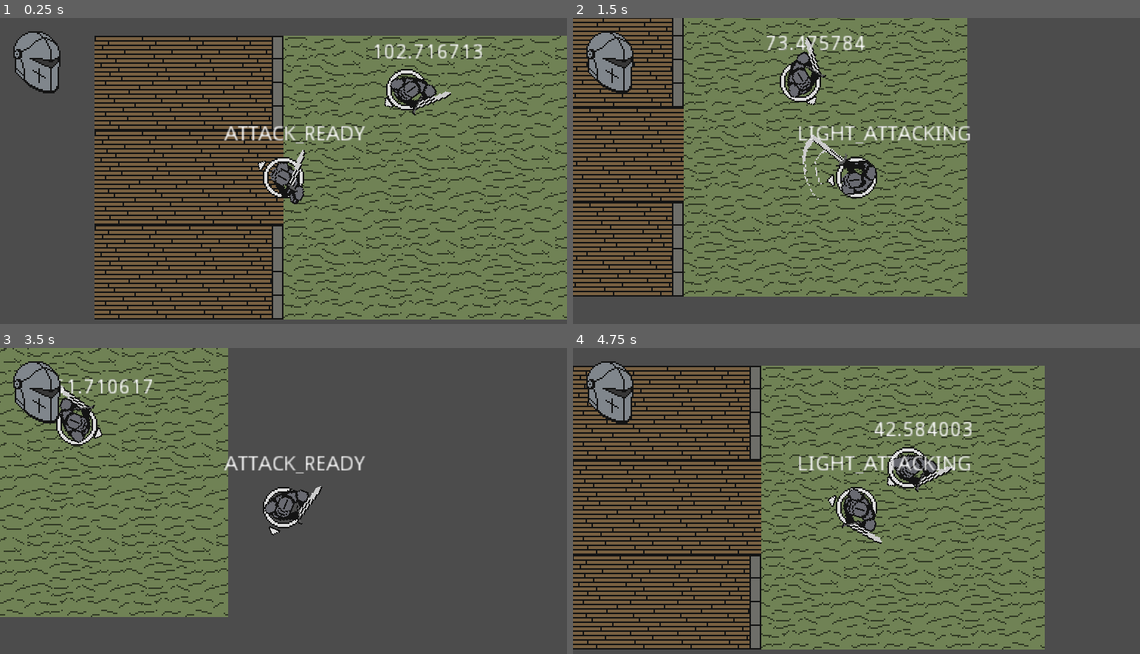
Above: before the commit, frames 1-4 (two rows, left to right).
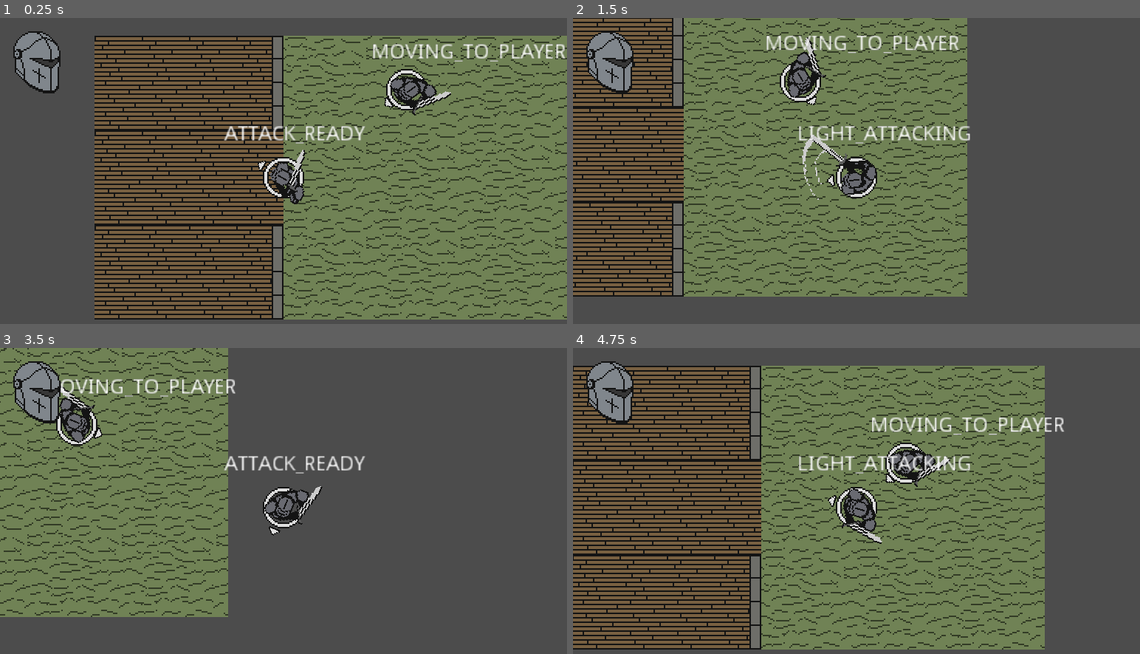
Above: after the commit, the same moments.

Repository: BGuerrero825/Slasher
Game: Godot game, scene res://Base.tscn
The game is run twice, just before and just after one commit, with the same random seed, the same clock (stepped at 60 frames per second) and the same inputs.
Inputs (mouse positions are in pixels of both pictures, inside the frame that each line leads up to):
- Up to frame 1 (0.25 s): no input
- Up to frame 2 (1.5 s): move the mouse to (981, 161) at 0.52 s; press the mouse at (981, 161) at 0.53 s; hold D (move_right) 0.53-1.28 s; move the mouse to (743, 192) at 1.27 s; release the mouse at (743, 192) at 1.28 s; hold S (move_down) from 1.28 s (still down); click (743, 192) at 1.35 s
- Up to frame 3 (3.5 s): move the mouse to (340, 436) at 2.02 s; release S (move_down) at 2.03 s; press the mouse at (340, 436) at 2.03 s; hold D (move_right) 2.03-2.78 s; move the mouse to (255, 571) at 2.77 s; release the mouse at (255, 571) at 2.78 s; hold Up (move_up) from 2.78 s (still down); click (255, 571) at 2.85 s
- Up to frame 4 (4.75 s): move the mouse to (1026, 556) at 3.52 s; release Up (move_up) at 3.53 s; press the mouse at (1026, 556) at 3.53 s; hold A (move_left) from 3.53 s (still down); move the mouse to (686, 461) at 4.27 s; release the mouse at (686, 461) at 4.28 s; click (686, 461) at 4.35 s

The runs differ from the first frame. In frame 1, 0.8% of the frame differs, in the area x 65-100%, y 8-15%; in frame 2, 0.8%; in frame 3, 0.7%; in frame 4, 1.8%, in the area x 52-87%, y 22-48%.

Commit message:
updated states

Diff:
--- a/code/npc.gd
+++ b/code/npc.gd
@@ -11,6 +11,11 @@
 
 var current_state = SLEEP
 
+var ATTACK_DELAY_TIME = 0.5
+var ATTACK_COOLDOWN_TIME = 1.5
+
+var attack_available = true
+
 var velocity = Vector2()
 
 #onready var player_pos = $"/root/Global".player.get_position()
@@ -22,53 +27,64 @@
 
 func _process(delta):
 	var player_pos = $"/root/Global".player.get_position()
+	var distance_to_player = position.distance_to(player_pos)
 
 #	# orient towards player
 	$center.rotation = PI + position.angle_to_point(player_pos)
 
-	$Label.text = str(position.distance_to(player_pos))
+	#$Label.text = str(position.distance_to(player_pos))
 
 	# Stateful Code
 	match current_state:
 		ATTACKING:
-			pass
+			$Label.text = "ATTACKING"
+			########################################################################################
+			$AnimationPlayer.play("Light")  #TODO
+			$cooldown_timer.start(ATTACK_COOLDOWN_TIME)
+			attack_available = false
 
 		STANDOFF:  # attacking range
+			$Label.text = "STANDOFF"
 			velocity = Vector2.ZERO
-			velocity.x = cos($center.rotation)+PI/2
-			velocity.y = sin($center.rotation)+PI/2
-			velocity = speed * velocity.normalized()
+			# intended to strafe/orbit around the player
+#			velocity.x = cos($center.rotation)+PI/2
+#			velocity.y = sin($center.rotation)+PI/2
+#			velocity = speed * velocity.normalized()
 
 
+			if attack_available and not $attack_timer.time_left > 0:  # only activate if timer isn't running
+				$attack_timer.start(ATTACK_DELAY_TIME)
+
+			if distance_to_player < RUNAWAY_DISTANCE:
+				current_state = BACKING_AWAY
+			elif distance_to_player > STANDOFF_DISTANCE:
+				current_state = MOVING_TO_PLAYER
 
 		RETREATING:
-			pass
+			$Label.text = "RETREATING"
 
 		BACKING_AWAY:
+			$Label.text = "BACKING_AWAY"
 			velocity.x = cos($center.rotation)
 			velocity.y = sin($center.rotation)
 			velocity = -speed * velocity.normalized()
 
+			if distance_to_player > RUNAWAY_DISTANCE:
+				current_state = STANDOFF
+
 		MOVING_TO_PLAYER:
+			$Label.text = "MOVING_TO_PLAYER"
 			velocity.x = cos($center.rotation)
 			velocity.y = sin($center.rotation)
 			velocity = speed * velocity.normalized()
 
+			if distance_to_player < STANDOFF_DISTANCE:
+				current_state = STANDOFF
+
 		SLEEP:
-			pass
-
-
-	# move towards the player if far away
-	var distance_to_player = position.distance_to(player_pos)
-
-	if distance_to_player > STANDOFF_DISTANCE:
-		current_state = MOVING_TO_PLAYER
-
-	elif distance_to_player < RUNAWAY_DISTANCE:
-		current_state = BACKING_AWAY
-
-	else:  # fighting distance
-		current_state = STANDOFF
+			$Label.text = "SLEEP"
+			if distance_to_player > STANDOFF_DISTANCE:
+				current_state = MOVING_TO_PLAYER
 
 	velocity = move_and_slide(velocity)
 
@@ -78,3 +94,12 @@
 	print("health: ", health)
 	if health <= 0:
 		queue_free()
+
+
+func _on_attack_timer_timeout():
+	if current_state == STANDOFF or current_state == BACKING_AWAY:
+		current_state = ATTACKING
+
+
+func _on_cooldown_timer_timeout():
+	attack_available = true
--- a/code/player.gd
+++ b/code/player.gd
@@ -106,6 +106,4 @@
 
 
 func _on_hitbox_area_entered(area):
-	print("TEST")
-
 	area.take_damage(current_damage)
--- a/objects/npc.tscn
+++ b/objects/npc.tscn
@@ -159,4 +159,12 @@
 anims/Light = SubResource( 5 )
 anims/Prep = SubResource( 6 )
 anims/Windup = SubResource( 7 )
+
+[node name="attack_timer" type="Timer" parent="."]
+one_shot = true
+
+[node name="cooldown_timer" type="Timer" parent="."]
+one_shot = true
 [connection signal="damage_taken" from="hurtbox" to="." method="_on_hurtbox_damage_taken"]
+[connection signal="timeout" from="attack_timer" to="." method="_on_attack_timer_timeout"]
+[connection signal="timeout" from="cooldown_timer" to="." method="_on_cooldown_timer_timeout"]
